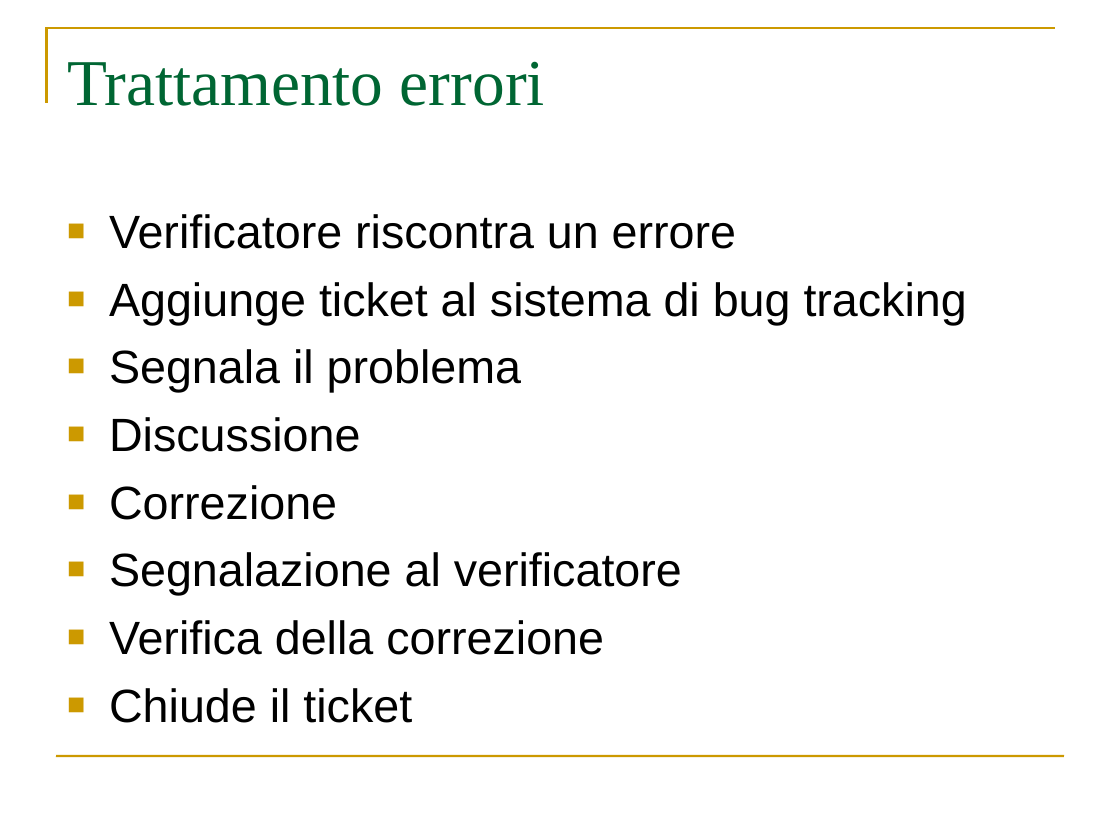
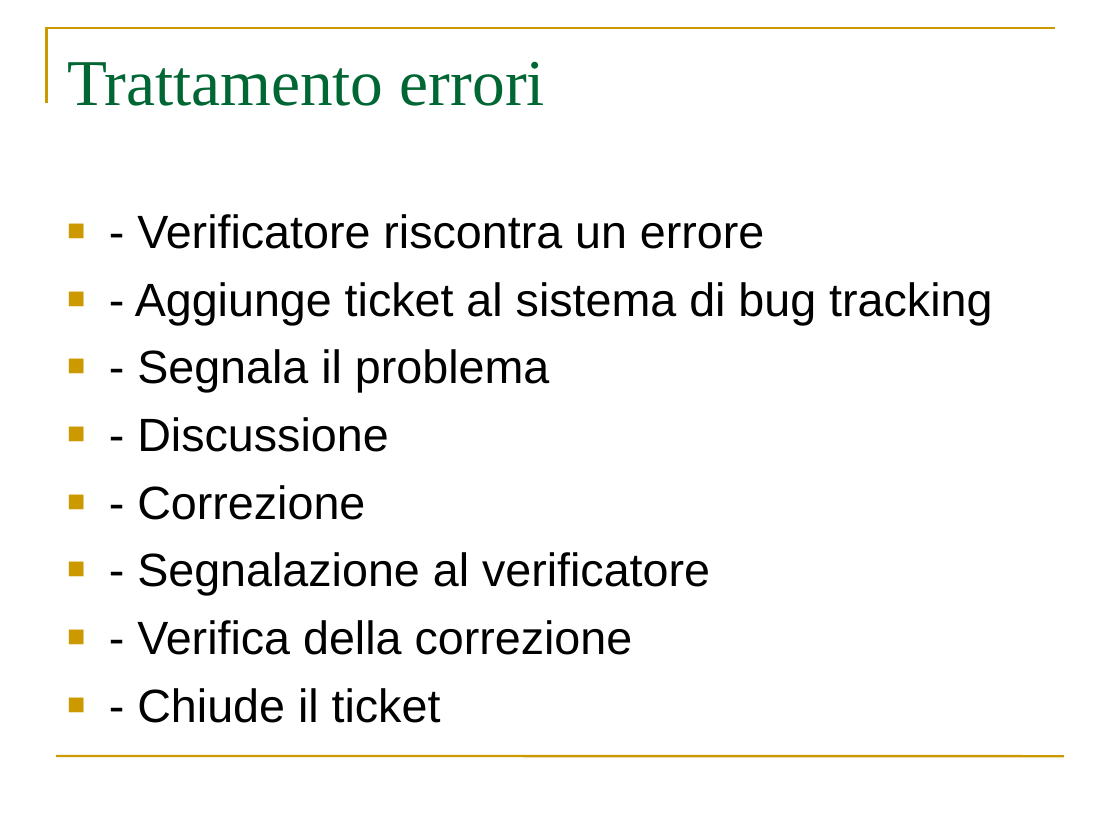
Before and after one commit to webshape/ajaxdraw, a slide deck: slide 42 of doc/PresentazioneRR/PresentazioneRR.ppt. Drawn at 1120x840 pixels with LibreOffice and Linux fonts; fonts in the diff are those of the drawing. Boxes give left, top, right and bottom in pixels: in the first picture for what was removed or moved away, otherwise in the second. Text is boxed around its words. In the diff, an @@ line names an element or a change of style, - is before the commit and + after.

```diff
--- a/doc/PresentazioneRR/PresentazioneRR.ppt
+++ b/doc/PresentazioneRR/PresentazioneRR.ppt
@@ text at bbox=[135, 214, 992, 723]: text changed @@
-■ Verificatore riscontra un errore
-■ Aggiunge ticket al sistema di bug tracking
-■ Segnala il problema
-■ Discussione
-■ Correzione
-■ Segnalazione al verificatore
-■ Verifica della correzione
-■ Chiude il ticket
+■ - Verificatore riscontra un errore
+■ - Aggiunge ticket al sistema di bug tracking
+■ - Segnala il problema
+■ - Discussione
+■ - Correzione
+■ - Segnalazione al verificatore
+■ - Verifica della correzione
+■ - Chiude il ticket
```
Also in this commit, not shown: 19 other slides changed, 1 other file.
